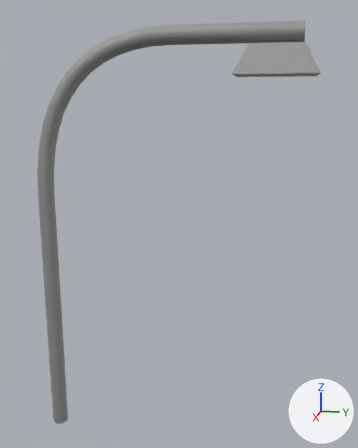
The Blender file data/Assets/Models/Street Light/Street Light.blend, before and after one commit.
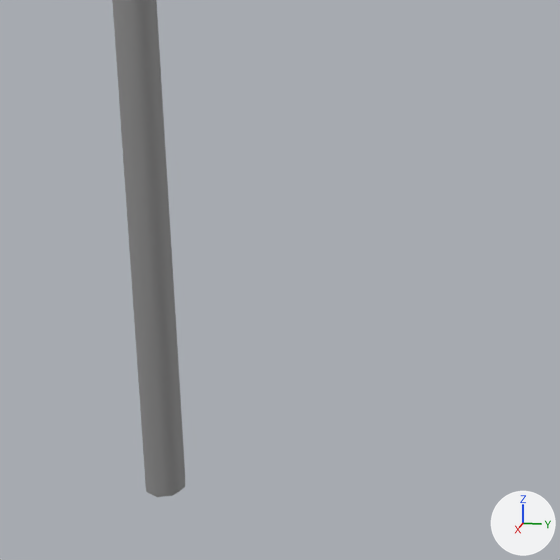
The first picture shows the older version from a 50 mm lens placed at (17.78, 8.85, 13.53), pointed at (-0.33, 5.23, 9.0). The close-ups show both versions on the part from 0% to 57% of the width and 54% to 100% of the height of that picture; other places that the commit changed are outside them. The axes (+X, +Y, +Z) are drawn at lower right. The lights are the same throughout.

The first close-up shows 'BezierCurve'.
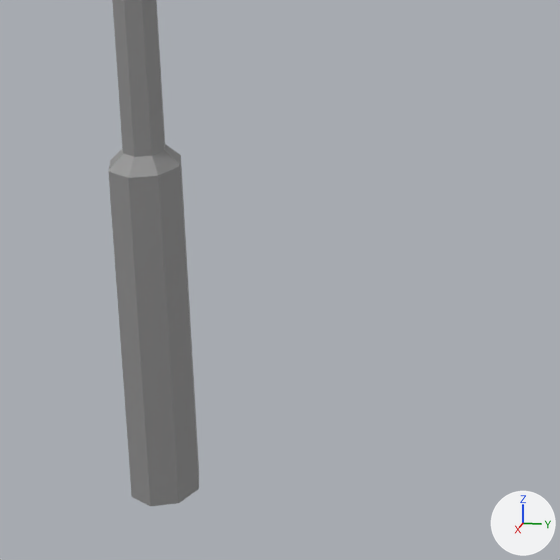
What differs and where, as boxes [x1, y1, x2, y2] in the close-ups (560 x 560 px):
'BezierCurve', reshaped: before [112, 0, 185, 497]; after [108, 0, 199, 506]

The change, as a diff of the scene's bpy script:
```diff
--- a/data/Assets/Models/Street Light/Street Light.blend.py
+++ b/data/Assets/Models/Street Light/Street Light.blend.py
@@ me_beziercurve @@
+me_beziercurve.from_pydata(...)  # 320 vertices, 308 faces; spans x -0.6..0.6, y -0.6..9.5, z 0.0..16.1
+me_beziercurve.polygons.foreach_set('use_smooth', [True] * 308)
+me_beziercurve.materials.append(mat_mat_metal)  # grey #b4b4b4
@@ ob_beziercurve @@
-ob_beziercurve = bpy.data.objects.new('BezierCurve', cu_beziercurve)
+ob_beziercurve = bpy.data.objects.new('BezierCurve', me_beziercurve)
 ob_beziercurve.location = (0.0, 0.0, 0.0)
```
